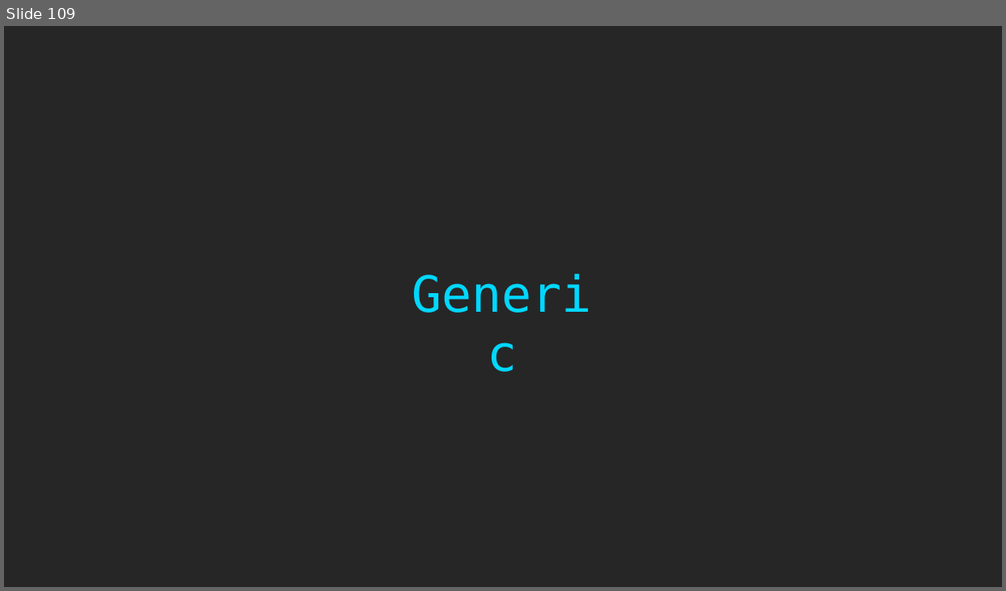
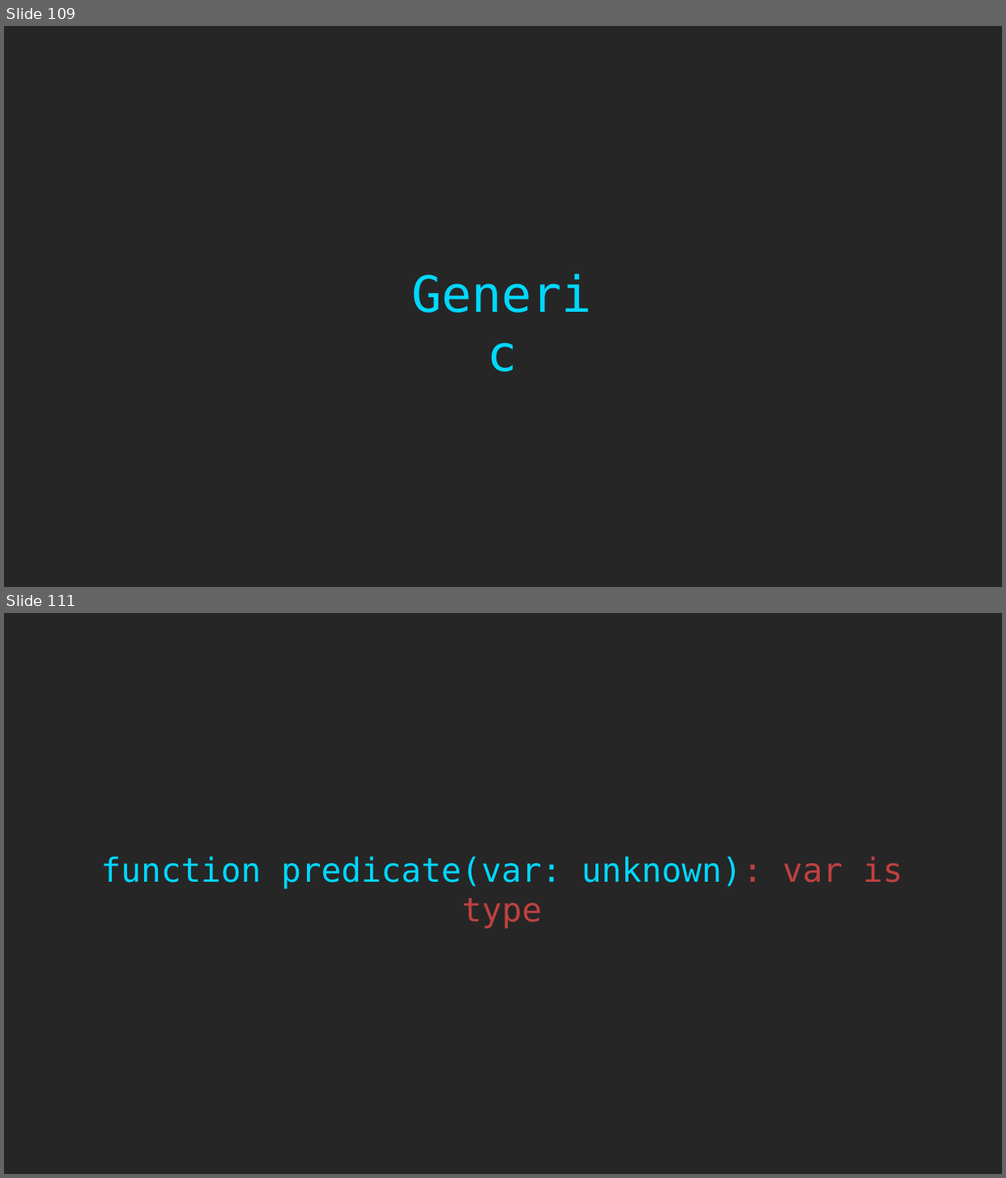
Before and after one commit to rkhaimov/ts-course, a slide deck: Course.pptx. Shown one above the other, each under a label of ours: slide 109 before the commit, slides 109 and 111 after it; the slides between them are not shown. The pictures are 1006x591 and 1006x1178 pixels, drawn with LibreOffice and Linux fonts; fonts in the diff are those of the drawing. Boxes give left, top, right and bottom in pixels: in the first picture for what was removed or moved away, otherwise in the second. Text is boxed around its words. In the diff, an @@ line names an element or a change of style, - is before the commit and + after.

```diff
--- a/Course.pptx
+++ b/Course.pptx
@@ slide 111 added at box(4, 613, 1002, 1174), background #262626 @@
@@ text added at box(101, 856, 902, 929), 32 pt, text #00D8FF @@
+function predicate(var: unknown): var is type
```
Also in this commit, not shown: 10 other slides added.
